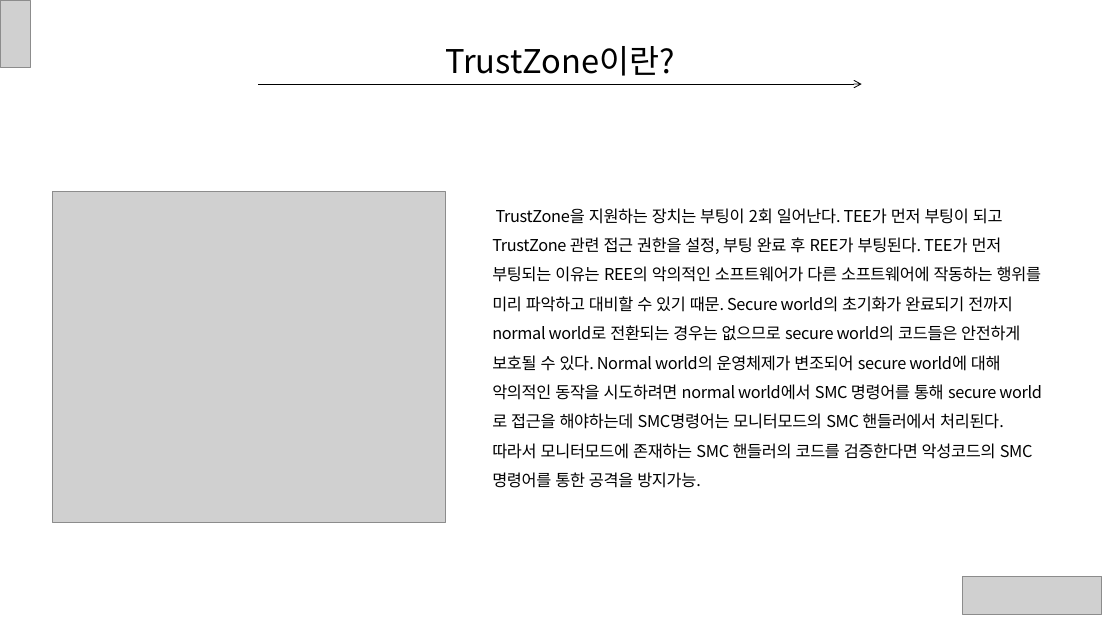
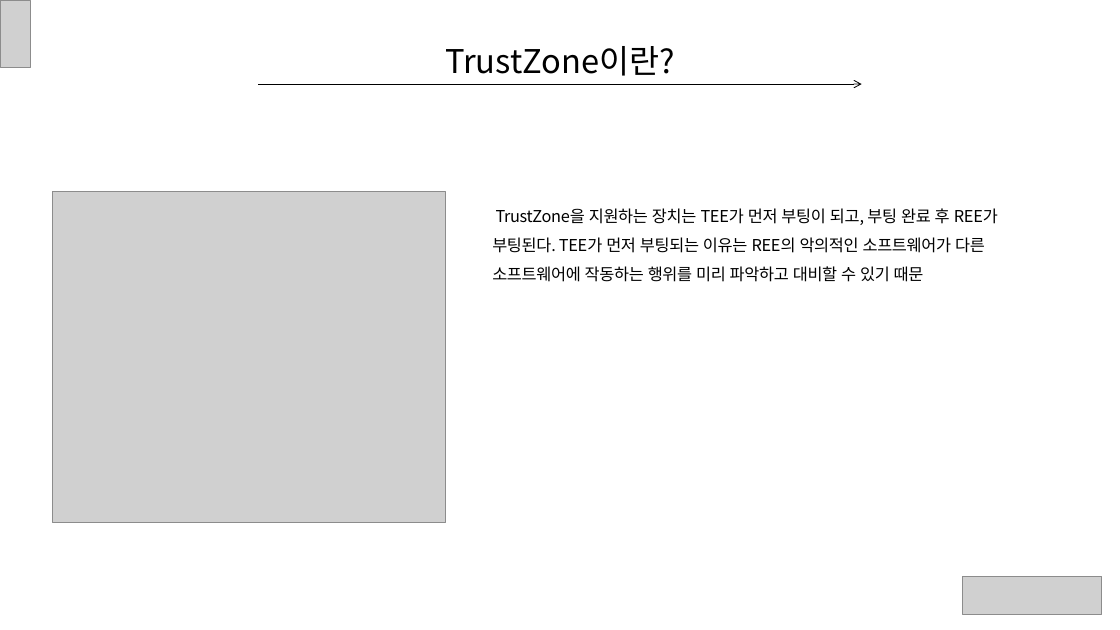
Before and after one commit to ryusangwon/Arm-Trustzone, a slide deck: slide 5 of Trustzone.pptx (slide 10 before the commit). Drawn at 1120x630 pixels with LibreOffice and Linux fonts; fonts in the diff are those of the drawing; grey boxes stand for pictures. Boxes give left, top, right and bottom in pixels: in the first picture for what was removed or moved away, otherwise in the second. Text is boxed around its words. In the diff, an @@ line names an element or a change of style, - is before the commit and + after.

```diff
--- a/Trustzone.pptx
+++ b/Trustzone.pptx
@@ text at bbox=[492, 208, 998, 282]: text changed @@
-TrustZone을 지원하는 장치는 부팅이 2회 일어난다. TEE가 먼저 부팅이 되고 TrustZone 관련 접근 권한을 설정, 부팅 완료 후 REE가 부팅된다. TEE가 먼저 부팅되는 이유는 REE의 악의적인 소프트웨어가 다른 소프트웨어에 작동하는 행위를 미리 파악하고 대비할 수 있기 때문. Secure world의 초기화가 완료되기 전까지 normal world로 전환되는 경우는 없으므로 secure world의 코드들은 안전하게 보호될 수 있다. Normal world의 운영체제가 변조되어 secure world에 대해 악의적인 동작을 시도하려면 normal world에서 SMC 명령어를 통해 secure world로 접근을 해야하는데 SMC명령어는 모니터모드의 SMC 핸들러에서 처리된다. 따라서 모니터모드에 존재하는 SMC 핸들러의 코드를 검증한다면 악성코드의 SMC명령어를 통한 공격을 방지가능.
+TrustZone을 지원하는 장치는 TEE가 먼저 부팅이 되고, 부팅 완료 후 REE가 부팅된다. TEE가 먼저 부팅되는 이유는 REE의 악의적인 소프트웨어가 다른 소프트웨어에 작동하는 행위를 미리 파악하고 대비할 수 있기 때문
```
Also in this commit, not shown: 7 other slides changed, 4 slides removed.
